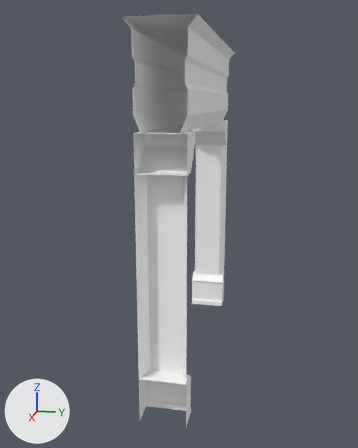
A saved change to the glTF model assets/main_hall_assets/sm_arch_wall_01.glb.
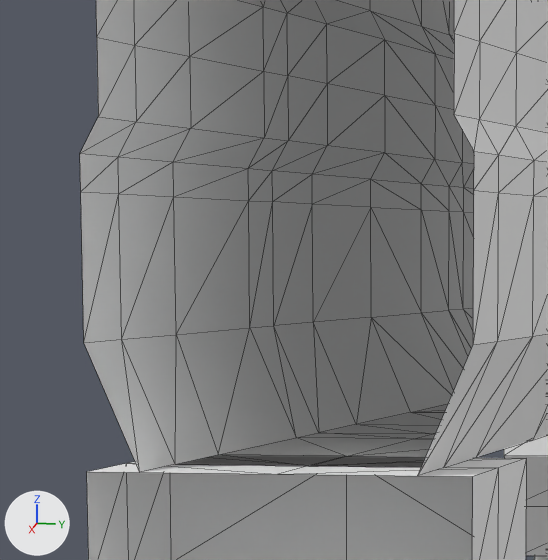
Each version appears first whole from a 50 mm camera at (15.86, 2.62, 6.55) aimed at (3.69, 0.19, 3.51), and next in a close-up on the part from 34% to 55% of the width and 15% to 32% of the height. The axes (+X, +Y, +Z) are drawn at lower left. The lights are the same throughout. The close-ups show mesh edges as thin lines. Objects named as collision shapes, trigger or cutter boxes, shadow casters or lower levels of detail are left out. Where no turn or scale is listed for an object, it has been applied to the vertices. Vertices at the same position are counted once.

In view in the first close-up: 'sm_arch_wall_01.003', 'sm_arch_wall_01.004'.
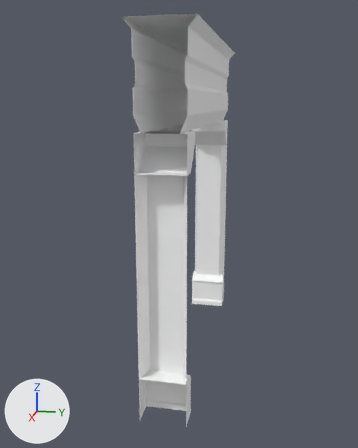
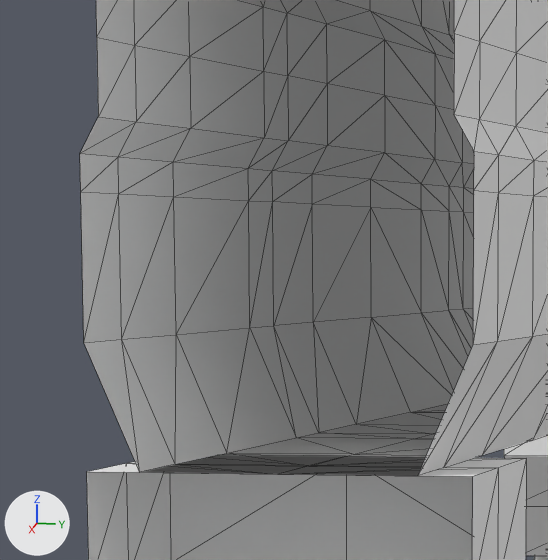
Location of each change, [x1, y1, x2, y2] in pixels of the close-ups (548 x 560 px):
part 1 of me_cylinder_005, built on: before [175, 328, 548, 467]; after [145, 328, 548, 476]

The change, as a diff of the scene's bpy script:
```diff
--- a/assets/main_hall_assets/sm_arch_wall_01.glb.py
+++ b/assets/main_hall_assets/sm_arch_wall_01.glb.py
@@ me_cylinder_005 @@
 me_cylinder_005.from_pydata(...)  # 284 vertices, 520 faces; spans x 0.0..7.0, y -0.17..1.17, z 6.0..8.0
 # used by ob_sm_arch_wall_01_003; parent = ob_sm_arch_wall_01_002; location = (0.0, 0.0, 0.0)
 # verts and faces of me_cylinder_005; kept vertices keep their numbers, new ones are numbered from 284
 # before: 83 (6.65, 0.14, 6.0) at pixel (175, 464), 84 (7.0, 0.14, 6.0) at pixel (139, 472), 93 (6.65, 0.5, 6.0) at pixel (308, 466), 103 (6.19, 0.5, 6.0) at pixel (346, 456), 107 (6.19, 0.14, 6.0) at pixel (218, 454)
 # before: 224 (6.65, 0.86, 6.0) at pixel (443, 467), 225 (7.0, 0.86, 6.0) at pixel (417, 475), 243 (6.19, 0.86, 6.0) at pixel (475, 457)
+# me_cylinder_005 part 1
+for i in [103, 107, 243]: verts[i] += (-0.09, 0.0, 0.0)
+verts[285] = (7.0, 0.5, 6.0)  # pixel (277, 474)
+faces += [(83, 285, 84), (83, 93, 285), (93, 224, 285), (224, 225, 285)]
 me_cylinder_005.materials.append(mat_m_archtrim_01)
```
